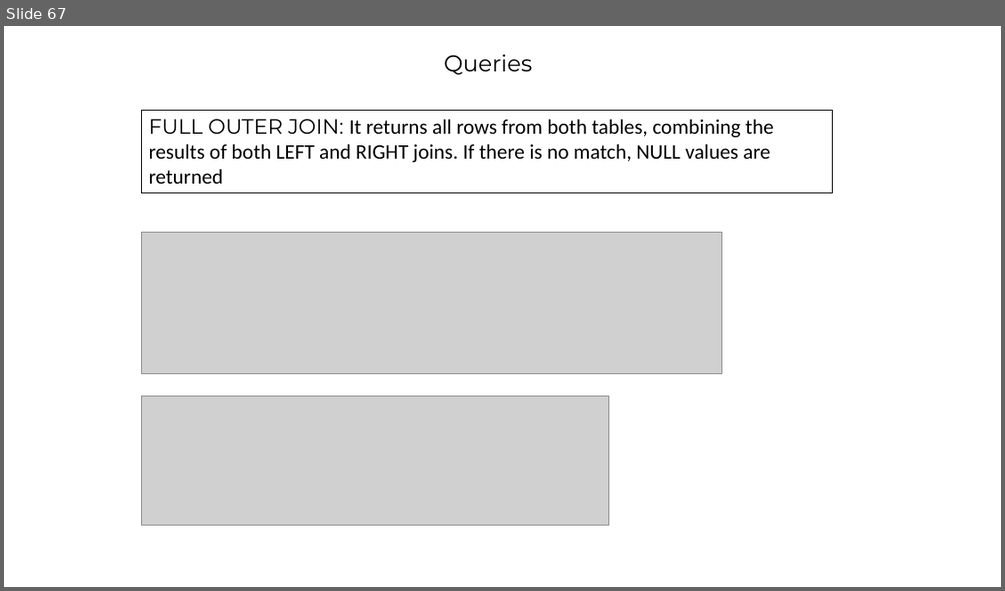
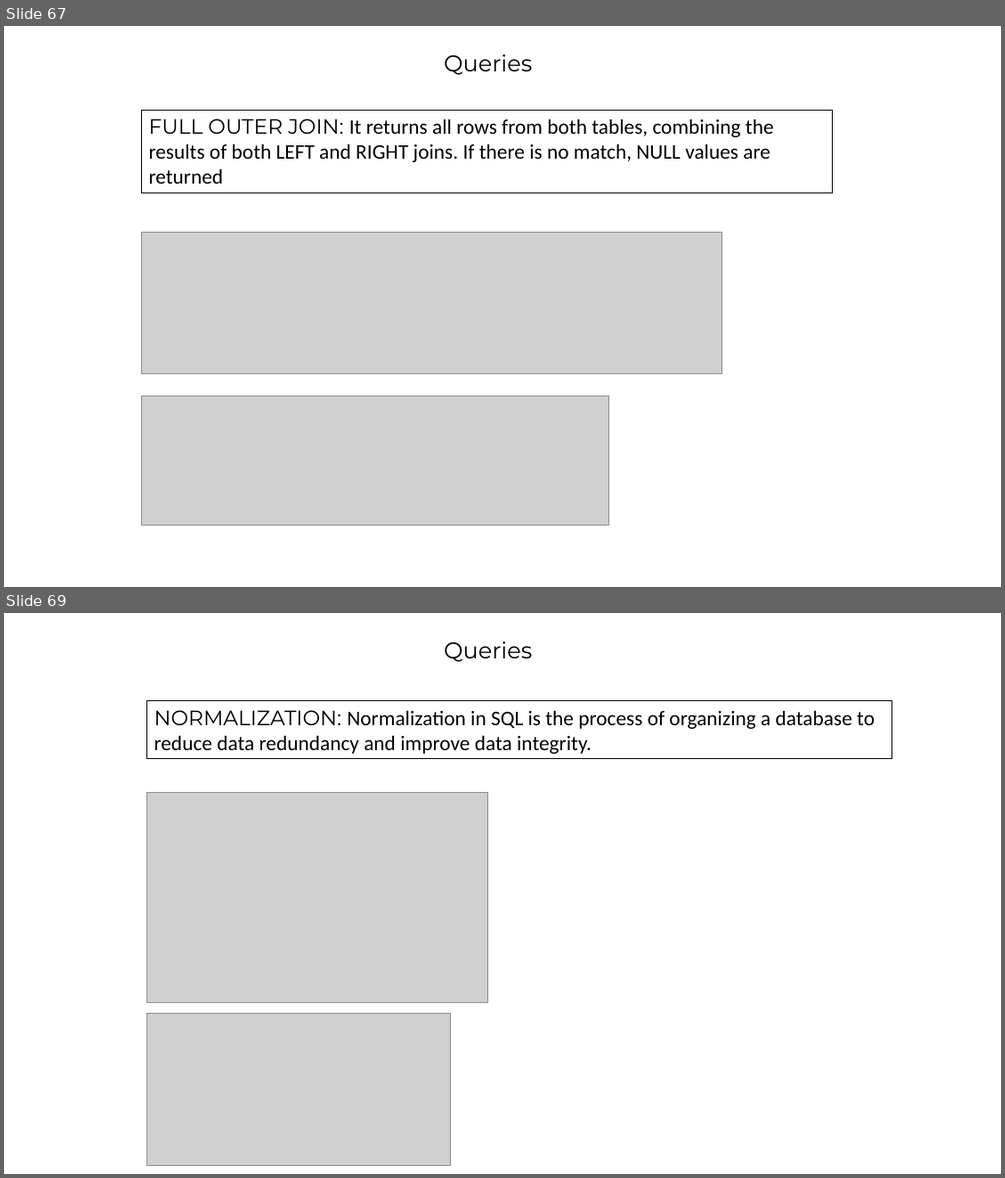
Before and after one commit to barrett28/1_IT-vedant, a slide deck: 4_sql/project''/hospital_management.pptx. Shown one above the other, each under a label of ours: slide 67 before the commit, slides 67 and 69 after it; the slides between them are not shown. The pictures are 1005x591 and 1005x1178 pixels, drawn with LibreOffice and Linux fonts; fonts in the diff are those of the drawing; grey boxes stand for pictures; background and template pictures are left out. Boxes give left, top, right and bottom in pixels: in the first picture for what was removed or moved away, otherwise in the second. Text is boxed around its words. In the diff, an @@ line names an element or a change of style, - is before the commit and + after.

```diff
--- a/4_sql/project''/hospital_management.pptx
+++ b/4_sql/project''/hospital_management.pptx
@@ slide 69 added at bbox=[4, 613, 1001, 1174], background picture (left out) @@
@@ text added at bbox=[444, 641, 532, 662], 22 pt, text #000000 @@
+Queries
@@ rectangle added at bbox=[146, 700, 892, 758], outline #000000 0.75 pt, 20 pt, text #000000 @@
+NORMALIZATION: Normalization in SQL is the process of organizing a database to reduce data redundancy and improve data integrity.
@@ picture added at bbox=[146, 792, 488, 1002] @@
@@ picture added at bbox=[146, 1013, 451, 1166] @@
```
Also in this commit, not shown: 1 other slide added, 2 slides removed, 7 other files.
